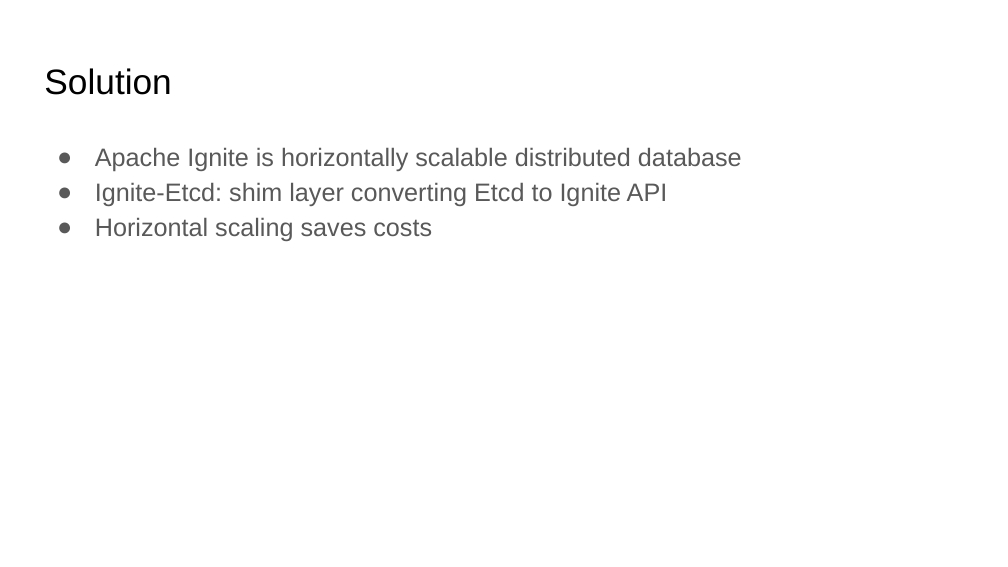
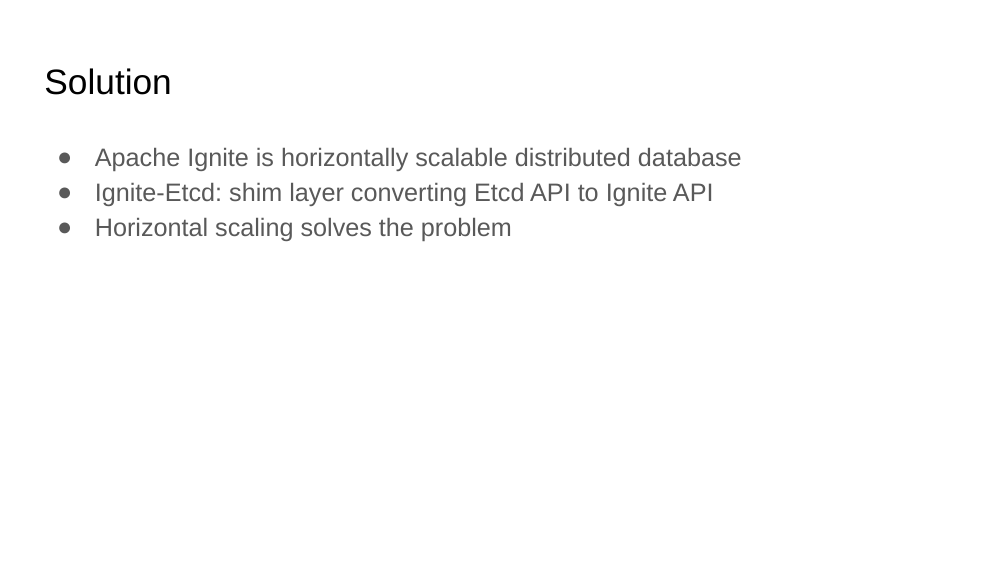
Before and after one commit to gridgain-solutions/ignite-in-k8s, a slide deck: slide 3 of docs/Apache Ignite as Kubernetes Store.pptx. Drawn at 1008x567 pixels with LibreOffice and Linux fonts; fonts in the diff are those of the drawing. Boxes give left, top, right and bottom in pixels: in the first picture for what was removed or moved away, otherwise in the second. Text is boxed around its words. In the diff, an @@ line names an element or a change of style, - is before the commit and + after.

Commit message:
Presentation

```diff
--- a/docs/Apache Ignite as Kubernetes Store.pptx
+++ b/docs/Apache Ignite as Kubernetes Store.pptx
@@ text at [95, 182, 714, 241]: text changed @@
-● Ignite-Etcd: shim layer converting Etcd to Ignite API
-● Horizontal scaling saves costs
+● Ignite-Etcd: shim layer converting Etcd API to Ignite API
+● Horizontal scaling solves the problem
```
Also in this commit, not shown: 2 other slides changed, 1 slide added.
